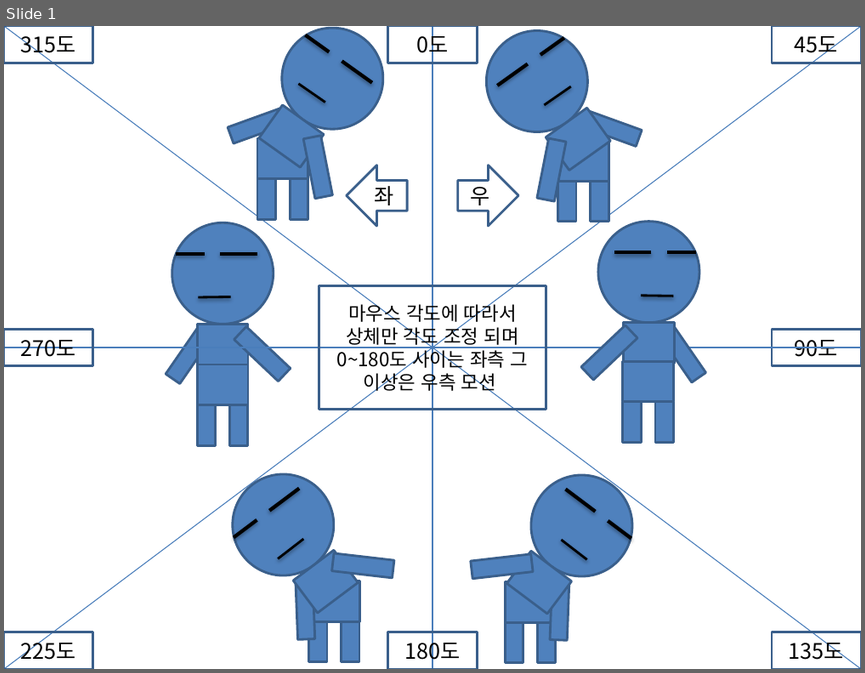
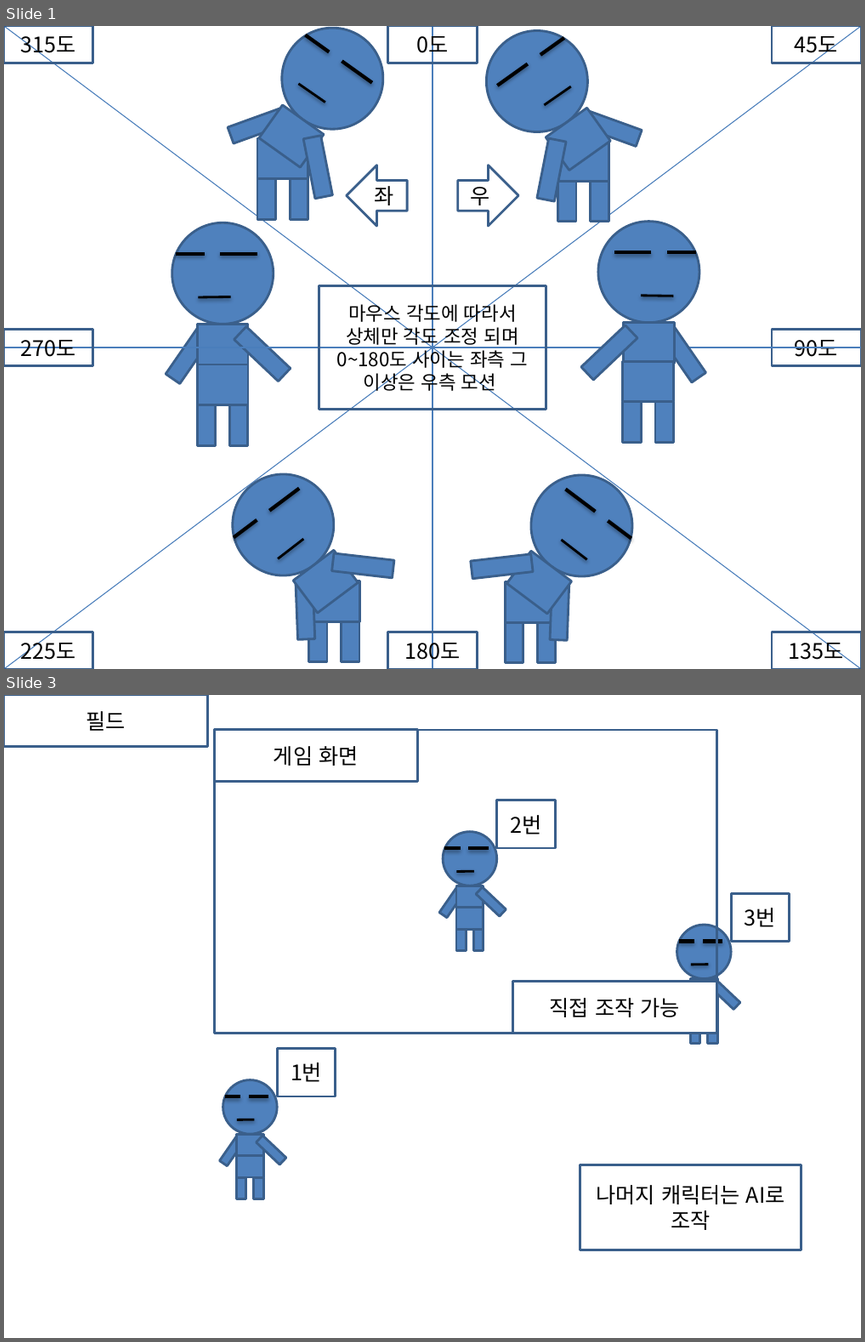
Before and after one commit to AhriHaran/Founded, a slide deck: 돈과 공주와 용병 프로젝트/191225_시점과 조작.pptx. Shown one above the other, each under a label of ours: slide 1 before the commit, slides 1 and 3 after it; the slides between them are not shown. The pictures are 865x673 and 865x1342 pixels, drawn with LibreOffice and Linux fonts; fonts in the diff are those of the drawing. Boxes give left, top, right and bottom in pixels: in the first picture for what was removed or moved away, otherwise in the second. Text is boxed around its words. In the diff, an @@ line names an element or a change of style, - is before the commit and + after.

```diff
--- a/돈과 공주와 용병 프로젝트/191225_시점과 조작.pptx
+++ b/돈과 공주와 용병 프로젝트/191225_시점과 조작.pptx
@@ slide 3 added at box(4, 695, 861, 1338), background #FFFFFF @@
@@ rectangle added at box(4, 695, 861, 1338), fill #FFFFFF, outline #FFFFFF 2 pt @@
@@ rectangle added at box(4, 695, 207, 746), outline #3A5F8C 2 pt, 18 pt, text #000000 @@
+필드
@@ rectangle added at box(214, 730, 417, 782), outline #3A5F8C 2 pt, 18 pt, text #000000 @@
+게임 화면
@@ rectangle added at box(214, 730, 716, 1032), outline #3A5F8C 2 pt @@
@@ rectangle added at box(497, 800, 555, 848), outline #3A5F8C 2 pt, 18 pt, text #000000 @@
+2번
@@ group added at box(439, 831, 506, 950): 6 rectangles, 3 lines, 1 ellipse @@
@@ rectangle added at box(731, 893, 789, 941), outline #3A5F8C 2 pt, 18 pt, text #000000 @@
+3번
@@ rectangle added at box(513, 981, 717, 1032), fill #FFFFFF, outline #3A5F8C 2 pt, 18 pt, text #000000 @@
+직접 조작 가능
@@ group added at box(673, 925, 740, 1043): 6 rectangles, 3 lines, 1 ellipse @@
@@ rectangle added at box(278, 1049, 336, 1097), outline #3A5F8C 2 pt, 18 pt, text #000000 @@
+1번
@@ group added at box(219, 1080, 286, 1199): 6 rectangles, 3 lines, 1 ellipse @@
@@ rectangle added at box(579, 1164, 800, 1250), outline #3A5F8C 2 pt, 18 pt, text #000000 @@
+나머지 캐릭터는 AI로 조작
```
Also in this commit, not shown: 1 other slide added, 10 other files.
